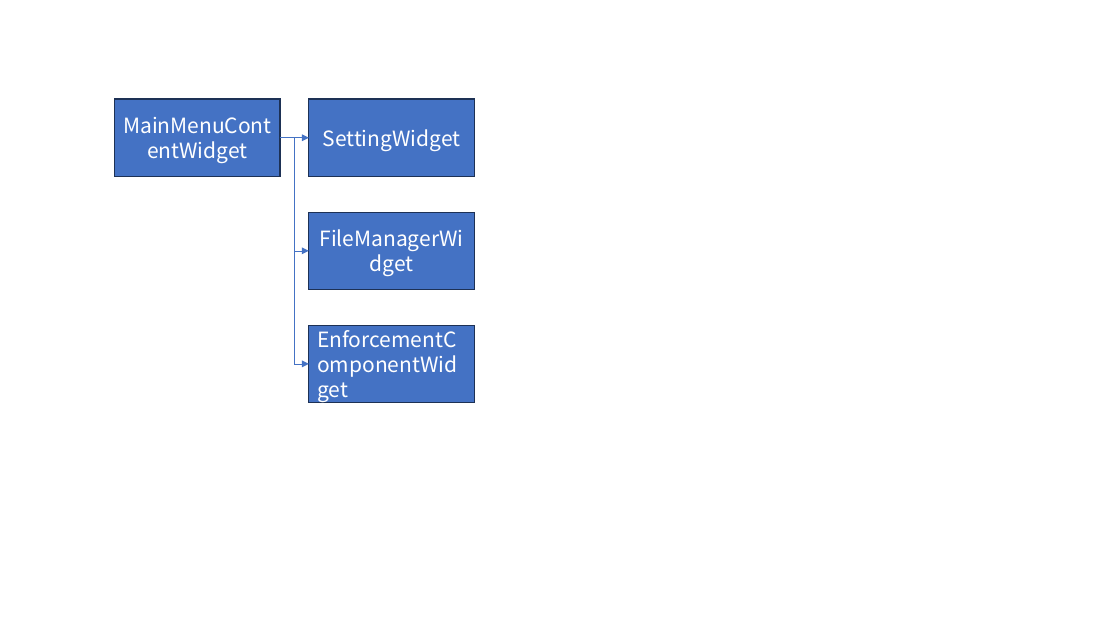
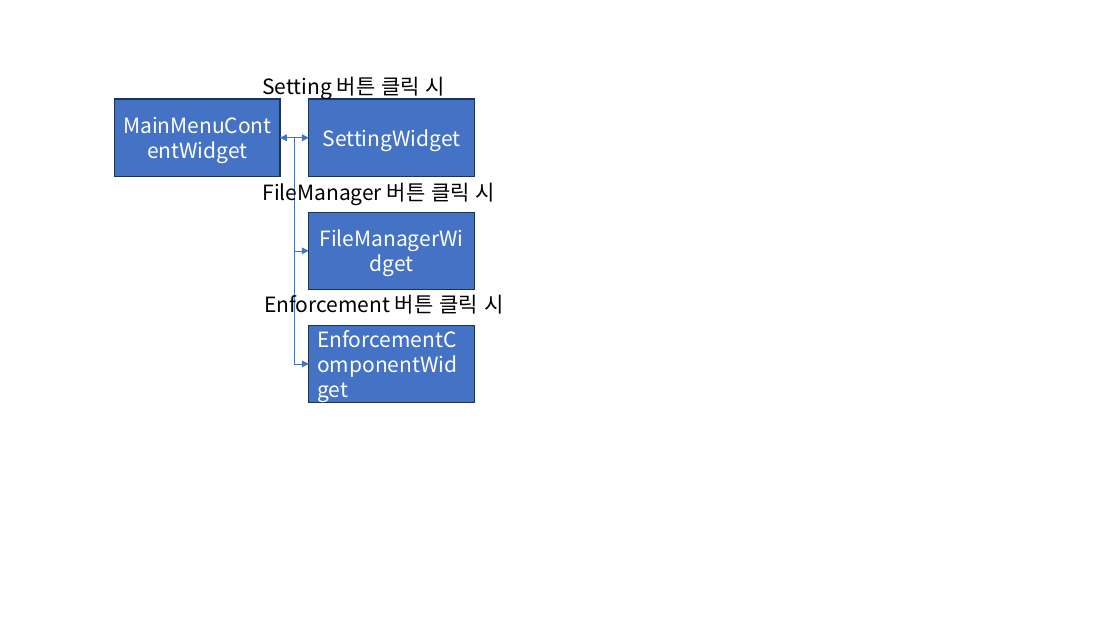
Before and after one commit to wruwami/TPCAM-M30, a slide deck: slide 5 of doc/TPCAM-M30 클래스 흐름도.pptx. Drawn at 1120x630 pixels with LibreOffice and Linux fonts; fonts in the diff are those of the drawing. Boxes give left, top, right and bottom in pixels: in the first picture for what was removed or moved away, otherwise in the second. Text is boxed around its words. In the diff, an @@ line names an element or a change of style, - is before the commit and + after.

```diff
--- a/doc/TPCAM-M30 클래스 흐름도.pptx
+++ b/doc/TPCAM-M30 클래스 흐름도.pptx
@@ text added at (262, 76, 445, 99), 18 pt, text #000000 @@
+Setting 버튼 클릭 시
@@ arrow (280, 138) - (309, 138): arrow to double arrow @@
@@ text added at (262, 179, 495, 205), 18 pt, text #000000 @@
+FileManager 버튼 클릭 시
@@ text added at (264, 291, 503, 317), 18 pt, text #000000 @@
+Enforcement 버튼 클릭 시
```
Also in this commit, not shown: 6 other slides changed.
